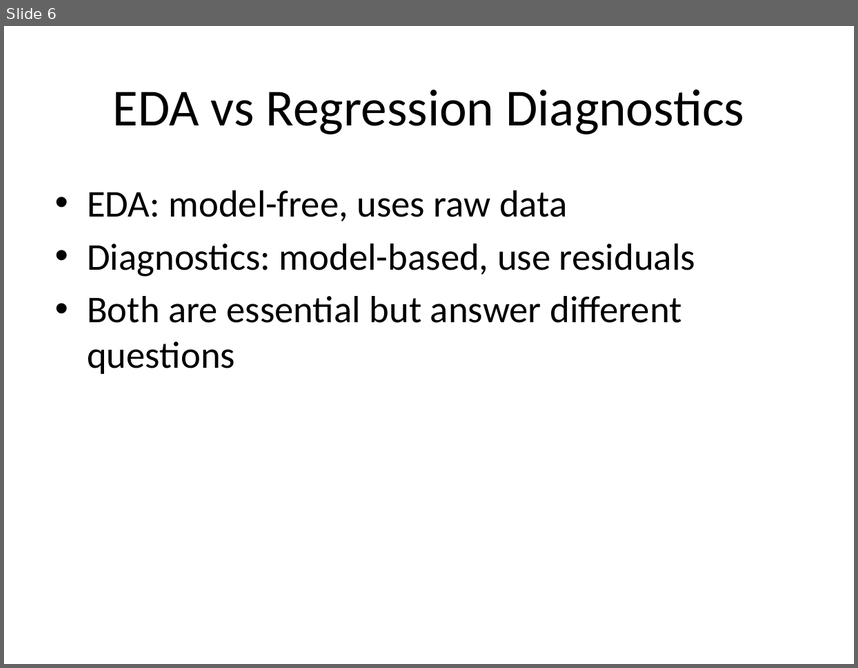
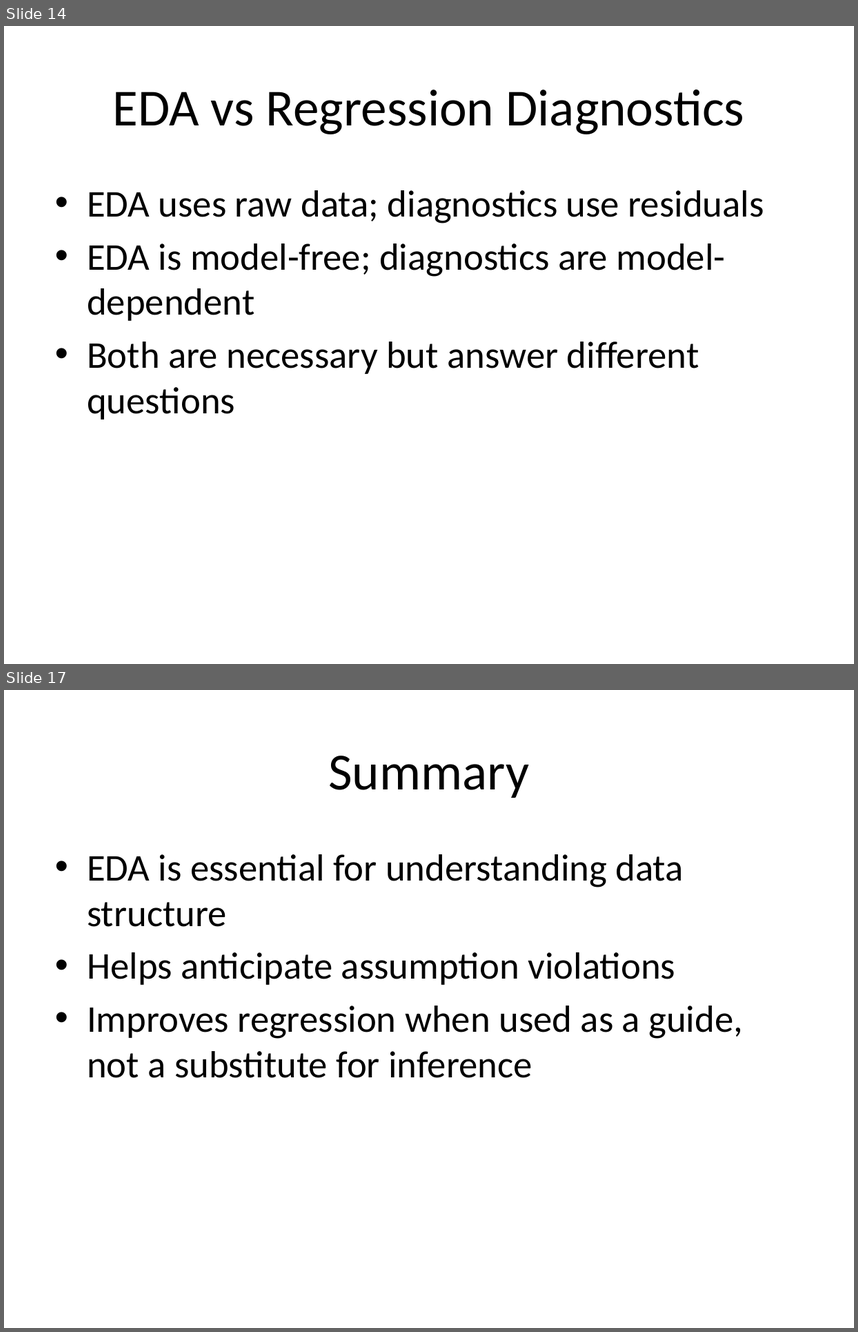
Before and after one commit to dustinpluta/STAT7630_Spring2026, a slide deck: Course_Notes/EDA_in_Regression.pptx. Shown one above the other, each under a label of ours: slide 6 before the commit, slides 14 and 17 after it; the slides between them are not shown. The pictures are 858x668 and 858x1332 pixels, drawn with LibreOffice and Linux fonts; fonts in the diff are those of the drawing. Boxes give left, top, right and bottom in pixels: in the first picture for what was removed or moved away, otherwise in the second. Text is boxed around its words. In the diff, an @@ line names an element or a change of style, - is before the commit and + after.

```diff
--- a/Course_Notes/EDA_in_Regression.pptx
+++ b/Course_Notes/EDA_in_Regression.pptx
@@ slide 17 added at (x1=4, y1=690, x2=854, y2=1328), background #FFFFFF @@
@@ title added at (x1=328, y1=756, x2=529, y2=798), 44 pt, text #000000 @@
+Summary
@@ text added at (x1=87, y1=854, x2=743, y2=1078), 32 pt, text #000000 @@
+• EDA is essential for understanding data structure
+• Helps anticipate assumption violations
+• Improves regression when used as a guide, not a substitute for inference
@@ what was slide 6 is now slide 14 @@
@@ slide 14 changed as well @@
@@ text at (x1=87, y1=190, x2=764, y2=419): text changed @@
-• EDA: model-free, uses raw data
-• Diagnostics: model-based, use residuals
-• Both are essential but answer different questions
+• EDA uses raw data; diagnostics use residuals
+• EDA is model-free; diagnostics are model-dependent
+• Both are necessary but answer different questions
```
Also in this commit, not shown: 6 other slides changed, 9 other slides added.
